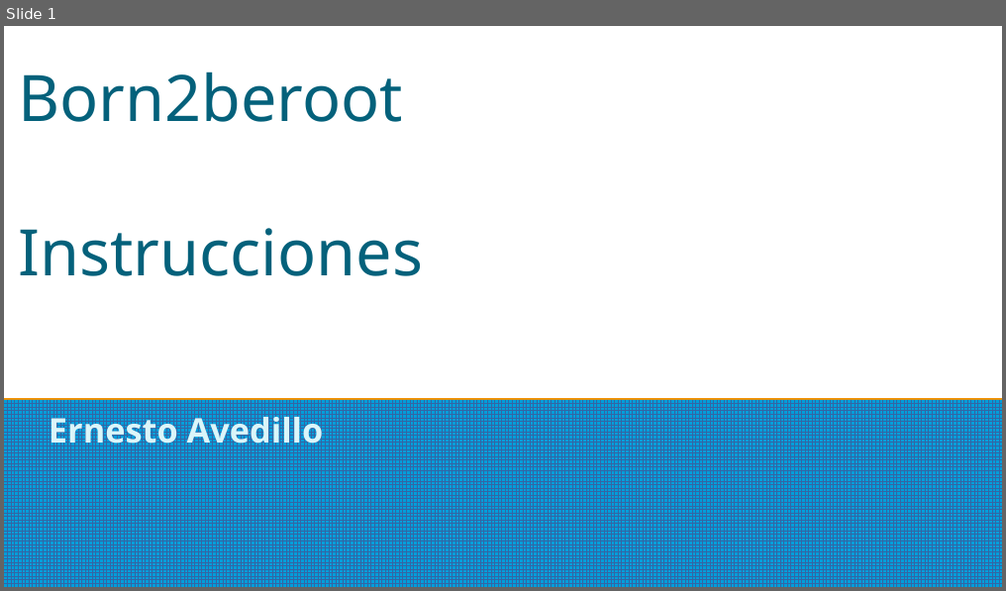
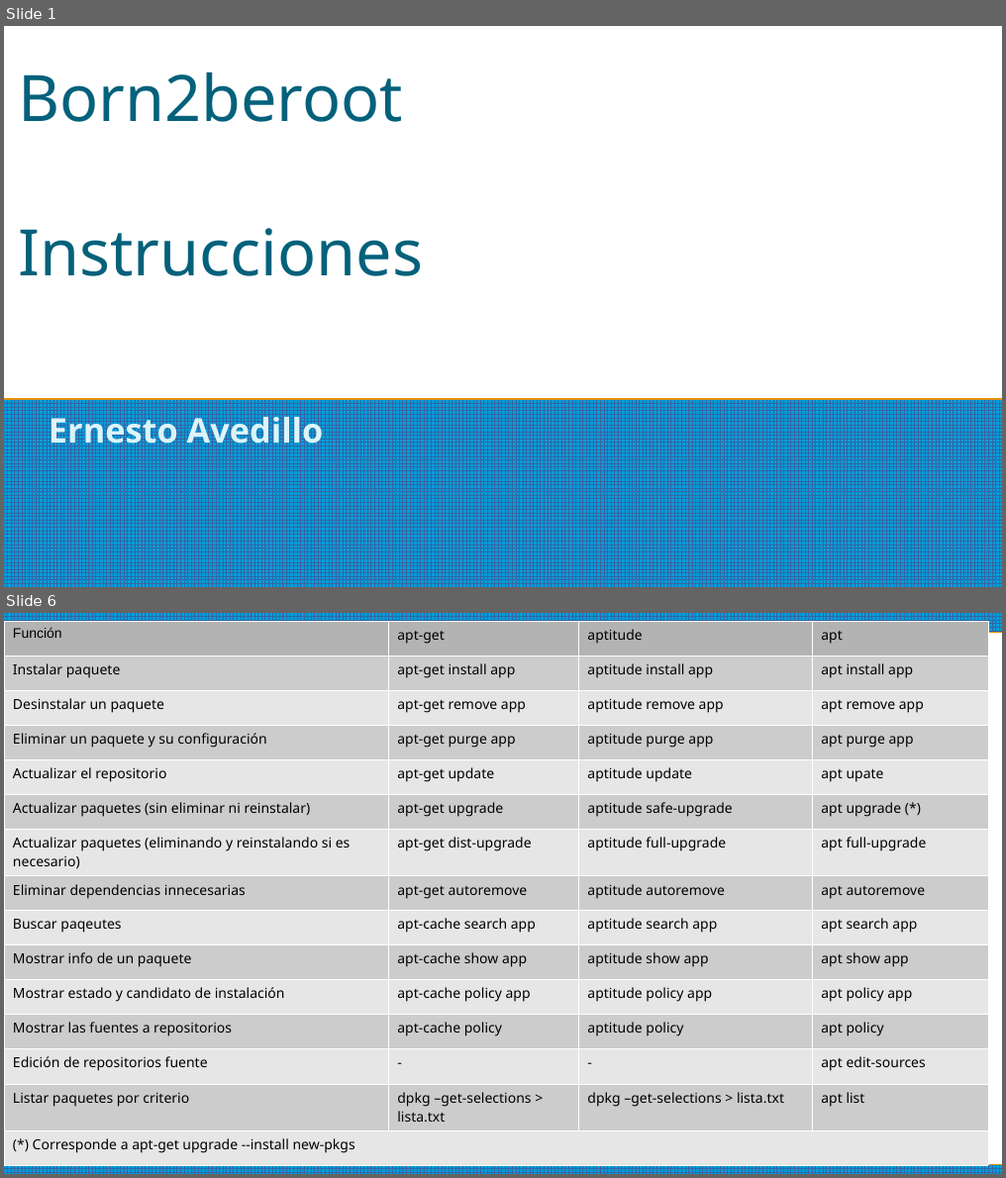
Before and after one commit to ErnestoAvedillo/42Barcelona, a slide deck: Born2beRoot/Comands to use.odp. Shown one above the other, each under a label of ours: slide 1 before the commit, slides 1 and 6 after it; the slides between them are not shown. The pictures are 1006x591 and 1006x1178 pixels, drawn with LibreOffice and Linux fonts; fonts in the diff are those of the drawing. Boxes give left, top, right and bottom in pixels: in the first picture for what was removed or moved away, otherwise in the second. Text is boxed around its words. In the diff, an @@ line names an element or a change of style, - is before the commit and + after.

```diff
--- a/Born2beRoot/Comands to use.odp
+++ b/Born2beRoot/Comands to use.odp
@@ slide 6 added at <box>4,613,1002,1174</box>, background #FFFFFF @@
@@ rectangle added at <box>4,613,1002,631</box>, fill pattern #3465A4 on #009EDA @@
@@ table added at <box>4,621,989,1160</box>, 15 rows, 4 columns @@
+Función | apt-get | aptitude | apt
+Instalar paquete | apt-get install app | aptitude install app | apt install app
+Desinstalar un paquete | apt-get remove app | aptitude remove app | apt remove app
+Eliminar un paquete y su configuración | apt-get purge app | aptitude purge app | apt purge app
+Actualizar el repositorio | apt-get update | aptitude update | apt upate
+Actualizar paquetes (sin eliminar ni reinstalar) | apt-get upgrade | aptitude safe-upgrade | apt upgrade (*)
+Actualizar paquetes (eliminando y reinstalando si es necesario) | apt-get dist-upgrade | aptitude full-upgrade | apt full-upgrade
+Eliminar dependencias innecesarias | apt-get autoremove | aptitude autoremove | apt autoremove
+Buscar paqeutes | apt-cache search app | aptitude search app | apt search app
+Mostrar info de un paquete | apt-cache show app | aptitude show app | apt show app
+Mostrar estado y candidato de instalación | apt-cache policy app | aptitude policy app | apt policy app
+Mostrar las fuentes a repositorios | apt-cache policy | aptitude policy | apt policy
+Edición de repositorios fuente | - | - | apt edit-sources
+Listar paquetes por criterio | dpkg –get-selections > lista.txt | dpkg –get-selections > lista.txt | apt list
+(*) Corresponde a apt-get upgrade --install new-pkgs |  |  | 
@@ rectangle added at <box>4,1165,1002,1174</box>, fill pattern #3465A4 on #009EDA @@
```
Also in this commit, not shown: 1 slide changed, 6 other slides added, 1 slide removed, 1 other file.
